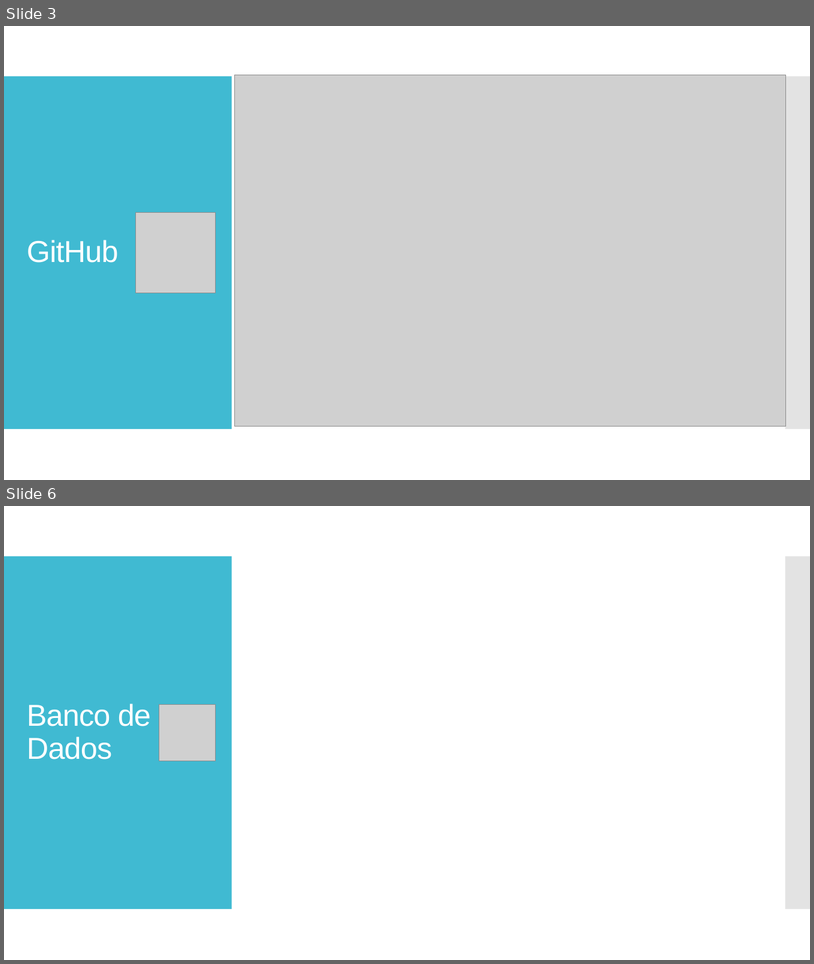
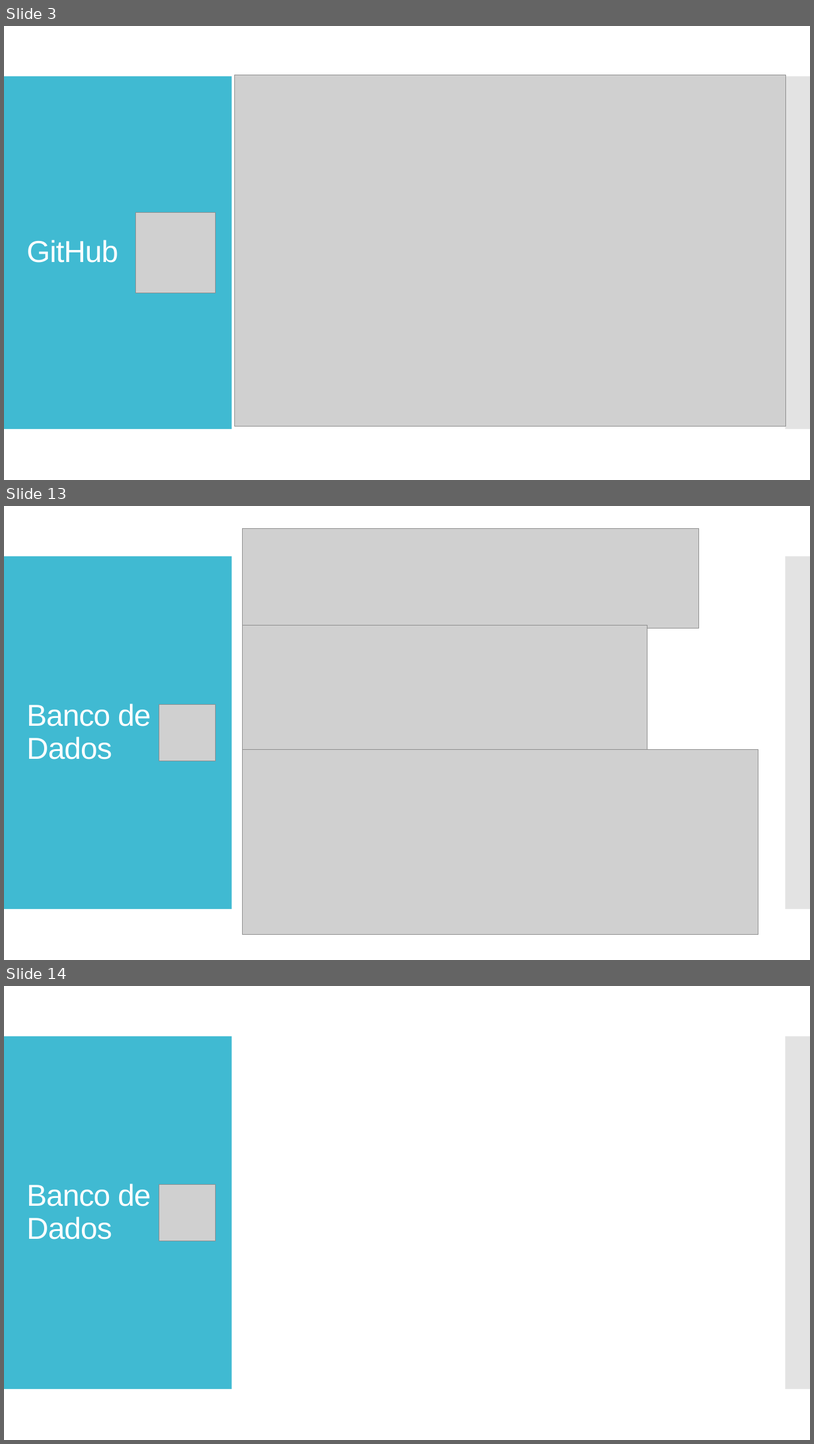
Before and after one commit to arthurnovello/site-fablab-maua, a slide deck: Apresentação.pptx. Shown one above the other, each under a label of ours: slides 3 and 6 before the commit, slides 3, 13 and 14 after it; the slides between them are not shown. The pictures are 814x964 and 814x1444 pixels, drawn with LibreOffice and Linux fonts; fonts in the diff are those of the drawing; grey boxes stand for pictures. Boxes give left, top, right and bottom in pixels: in the first picture for what was removed or moved away, otherwise in the second. Text is boxed around its words. In the diff, an @@ line names an element or a change of style, - is before the commit and + after.

```diff
--- a/Apresentação.pptx
+++ b/Apresentação.pptx
@@ slide 13 added at [4, 506, 810, 960], background #FFFFFF; not listed: 2 template elements that a slide beside it also shows @@
@@ picture added at [243, 528, 699, 628] @@
@@ picture added at [243, 625, 648, 753] @@
@@ title added at [27, 703, 151, 759], 36 pt, text #FFFFFF @@
+Banco de Dados
@@ picture added at [159, 705, 216, 760] @@
@@ picture added at [243, 750, 759, 935] @@
@@ what was slide 6 is now slide 14 @@
```
Also in this commit, not shown: 7 slides changed, 9 other slides added.
